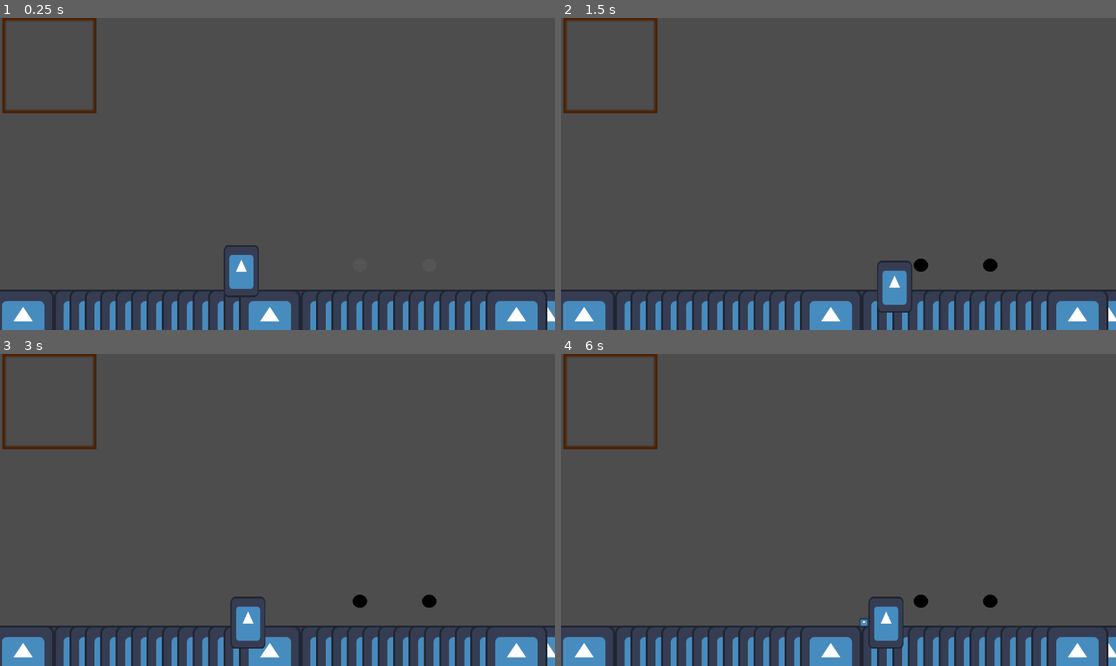
Above: before the commit, frames 1-4 (two rows, left to right).
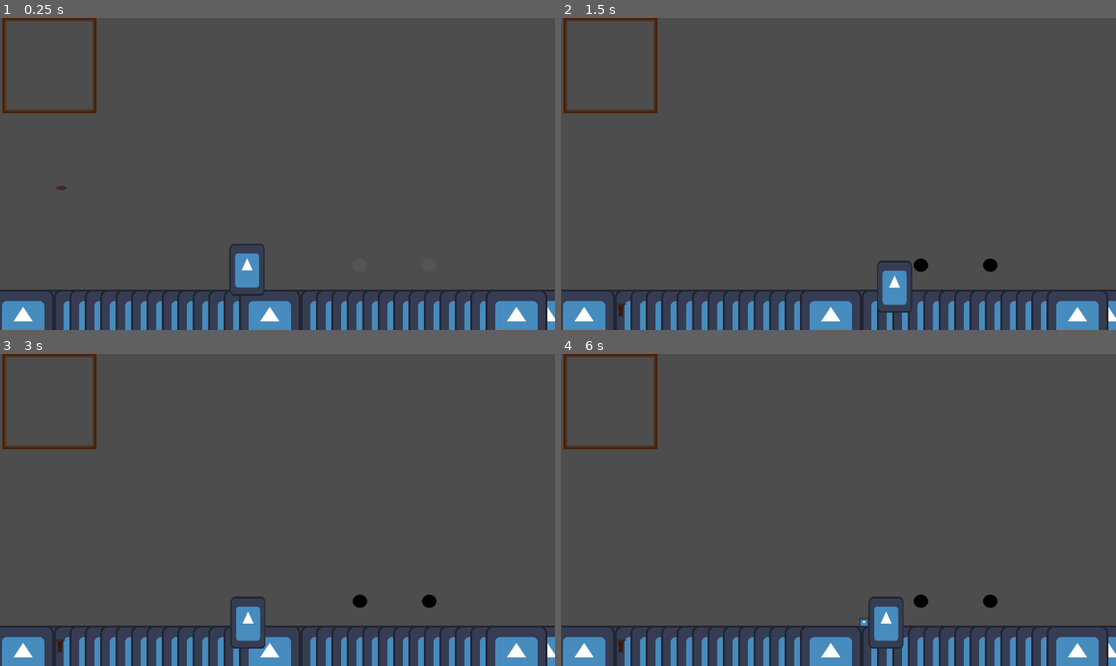
Above: after the commit, the same moments.

Repository: DanielKuhnDeAraujo/OutOfTime
Game: Godot game, scene res://secenes/jogo.tscn
Two runs of this game, one before a commit and one after it. Both use one fixed random seed, a clock stepped at 60 frames per second and the inputs below. The engine's default icon, where the game draws it, is replaced by a stand-in: a white triangle on a blue panel in a dark square.
Inputs:
- Up to frame 1 (0.25 s): no input
- Up to frame 2 (1.5 s): tap Enter (ui_accept) at 0.5, 0.77 s; hold X (instanciar) 0.53-1.28 s; hold Right (ui_right) from 0.53 s (still down); tap V (futuro) at 0.6 s; tap X (instanciar) at 1.35 s
- Up to frame 3 (3 s): tap Enter (ui_accept) at 1.52 s; tap C (passado) at 1.55, 2.1 s; release Right (ui_right) at 2.03 s; hold Left (ui_left) 2.03-2.78 s; tap V (futuro) at 2.3, 2.85 s; hold Right (ui_right) from 2.78 s (still down)
- Up to frame 4 (6 s): tap Enter (ui_accept) at 3.02, 3.77, 4.25, 4.52 s; tap X (instanciar) at 3.05, 5.3 s; hold X (instanciar) 3.53-4.28 s; tap C (passado) at 3.8, 4.35 s; release Right (ui_right) at 4.28 s; hold Left (ui_left) 4.28-5.03 s; tap V (futuro) at 4.55, 5.85 s; hold Right (ui_right) 5.03-5.78 s; hold Z (pegar) 5.03-5.78 s; hold Left (ui_left) from 5.78 s (still down)

The runs differ from the first frame. In frame 1, 0.6% of the frame differs, in the area x 10-48%, y 53-90%; in frame 2, less than 0.1%; in frame 3, less than 0.1%; in frame 4, less than 0.1%.

Commit message:
arvore 90% feita
ta quase feito, falta so ajusta pro sprite estar cobrindo a area de colisão (no ultimo estagio) e poder devolver os itens

Diff:
--- a/project.godot
+++ b/project.godot
@@ -14,6 +14,10 @@
 run/main_scene="uid://bkmdt1bedki3f"
 config/features=PackedStringArray("4.5", "GL Compatibility")
 config/icon="res://icon.svg"
+
+[dotnet]
+
+project/assembly_name="OutOfTime"
 
 [input]
 
--- /dev/null
+++ b/scripts/arvore.gd
@@ -0,0 +1,48 @@
+extends RigidBody2D
+
+@onready var sprite_2d: Sprite2D = $Semente
+
+var Idade = -10
+var Sprite
+var Cena = "res://secenes/arvore.tscn"
+var Nome = "Arvore"
+var pegavel = true
+
+var Spassado
+var Spresente
+var Sfuturo
+
+# Called when the node enters the scene tree for the first time.
+func preload_resources() :
+	Spassado= preload("res://assets/Semente.png")
+	Spresente= preload("res://assets/Broto.png")
+	Sfuturo= preload("res://assets/Arvore.png")
+# Called when the node enters the scene tree for the first time.
+func _ready() -> void:
+	preload_resources()
+	checar_idade()
+func futuro() :
+	Idade += 10
+	checar_idade()
+	get_parent().viajantes-=1
+func passado() :
+	Idade -= 10
+	checar_idade()
+	get_parent().viajantes-=1
+func checar_idade() :
+	Nome= "Pau de "+ str(Idade)+ " anos."
+	if Idade < 0 : #deixar vazio
+		sprite_2d.texture = Spassado
+		Sprite = Spassado
+	if Idade == 0 :
+		sprite_2d.texture = Spresente
+		Sprite = Spresente
+	if Idade > 0 :
+		sprite_2d.texture = Sfuturo
+		Sprite = Sfuturo
+		$Col_Folhas.disabled = false
+
+	else:
+		pegavel = true
+		$Col_Folhas.disabled = true
+# Called every frame. 'delta' is the elapsed time since the previous frame.
--- a/scripts/player.gd
+++ b/scripts/player.gd
@@ -9,6 +9,7 @@
 var ItemGuardadoSprite
 var ItemGuardadoIdade
 var ItemGuardadoNome
+var Corpo
 var guardado  = false
 var viajando = false
 var direction
@@ -75,10 +76,12 @@
 		SpriteInventario.texture = ItemGuardadoSprite
 		label.text = ItemGuardadoNome
 		guardado= true
+
 func instanciar() :
 	var obejto = load(ItemGuardadoCena).instantiate()
 	obejto.global_position = global_position
 	obejto.global_position.x += 50*udirection
+	#o erro aparece na linha aqui d baixo
 	obejto.Idade =ItemGuardadoIdade
 	get_tree().root.get_child(0).add_child(obejto)
 	SpriteInventario.texture = null
--- /dev/null
+++ b/secenes/arvoree.tscn
@@ -0,0 +1,40 @@
+[gd_scene load_steps=6 format=3 uid="uid://p8v7cfyltidu"]
+
+[ext_resource type="Script" uid="uid://dto6mvsdhwhmv" path="res://scripts/arvore.gd" id="1_wh2r1"]
+[ext_resource type="Texture2D" uid="uid://ck5swtxgt4ur8" path="res://assets/Semente.png" id="2_gdw7p"]
+
+[sub_resource type="CircleShape2D" id="CircleShape2D_ioie2"]
+
+[sub_resource type="RectangleShape2D" id="RectangleShape2D_wh2r1"]
+size = Vector2(3.4951026, 6.8331757)
+
+[sub_resource type="RectangleShape2D" id="RectangleShape2D_gdw7p"]
+size = Vector2(14.601763, 6.4735346)
+
+[node name="Arvoree" type="RigidBody2D"]
+collision_layer = 4
+collision_mask = 7
+script = ExtResource("1_wh2r1")
+
+[node name="Estado" type="Node2D" parent="."]
+
+[node name="Col_semente" type="CollisionShape2D" parent="."]
+scale = Vector2(1, 0.99402964)
+shape = SubResource("CircleShape2D_ioie2")
+debug_color = Color(0.6077282, 0.50702417, 0.51697296, 0.41960785)
+
+[node name="Col_broto" type="CollisionShape2D" parent="."]
+scale = Vector2(6.437579, 5.561104)
+shape = SubResource("RectangleShape2D_wh2r1")
+disabled = true
+debug_color = Color(0.56335425, 0.5403773, 0.4065651, 0.41960785)
+
+[node name="Col_Folhas" type="CollisionShape2D" parent="."]
+position = Vector2(-1.9073486e-06, -57)
+scale = Vector2(6.437579, 5.561104)
+shape = SubResource("RectangleShape2D_gdw7p")
+disabled = true
+
+[node name="Semente" type="Sprite2D" parent="."]
+position = Vector2(0, 2)
+texture = ExtResource("2_gdw7p")
--- a/secenes/jogo.tscn
+++ b/secenes/jogo.tscn
@@ -1,10 +1,11 @@
-[gd_scene load_steps=8 format=3 uid="uid://bkmdt1bedki3f"]
+[gd_scene load_steps=9 format=3 uid="uid://bkmdt1bedki3f"]
 
 [ext_resource type="Script" uid="uid://ogobrvbjqmf1" path="res://scripts/jogo.gd" id="1_56hio"]
 [ext_resource type="Texture2D" uid="uid://4q335xxs2p" path="res://icon.svg" id="1_gqj68"]
 [ext_resource type="PackedScene" uid="uid://b2ih5y2lse8i7" path="res://secenes/player.tscn" id="2_7cdr2"]
 [ext_resource type="PackedScene" uid="uid://3k2g35fpa4hn" path="res://secenes/quadrado.tscn" id="3_an2ke"]
 [ext_resource type="Texture2D" uid="uid://66r3uo0h6sni" path="res://assets/moldura.png" id="4_1gnu7"]
+[ext_resource type="PackedScene" uid="uid://p8v7cfyltidu" path="res://secenes/arvoree.tscn" id="6_xa44m"]
 
 [sub_resource type="TileSetAtlasSource" id="TileSetAtlasSource_7cdr2"]
 texture = ExtResource("1_gqj68")
@@ -28,7 +29,7 @@
 layer_0/tile_data = PackedInt32Array(655395, 1, 0, 655343, 1, 0, 655344, 1, 0, 655345, 1, 0, 655346, 1, 0, 655347, 1, 0 …(421 unchanged characters)…
 
 [node name="Player" parent="." instance=ExtResource("2_7cdr2")]
-position = Vector2(-74, 172)
+position = Vector2(-62, 169)
 
 [node name="StaticBody2D" parent="." instance=ExtResource("3_an2ke")]
 position = Vector2(315, 190)
@@ -50,3 +51,6 @@
 
 [node name="StaticBody2D2" parent="." instance=ExtResource("3_an2ke")]
 position = Vector2(171, 190)
+
+[node name="Arvoree" parent="." instance=ExtResource("6_xa44m")]
+position = Vector2(-449, 0)
--- a/secenes/player.tscn
+++ b/secenes/player.tscn
@@ -43,6 +43,7 @@
 monitoring = false
 
 [node name="CollisionShape2D" type="CollisionShape2D" parent="Area2D"]
+position = Vector2(0, 42)
 shape = SubResource("RectangleShape2D_67aaq")
 debug_color = Color(0.85960567, 0.36335176, 0, 0.41960785)
 
Binary file added: assets/Arvore.png
Not shown, added: assets/Arvore.png.import
Binary file added: assets/Broto.png
Not shown, added: assets/Broto.png.import
Binary file added: assets/Foia.png
Not shown, added: assets/Foia.png.import
Binary file added: assets/Semente.png
Not shown, added: assets/Semente.png.import
Binary file added: assets/Tronco.png
Not shown, added: assets/Tronco.png.import
Not shown, added: scripts/arvore.gd.uid
